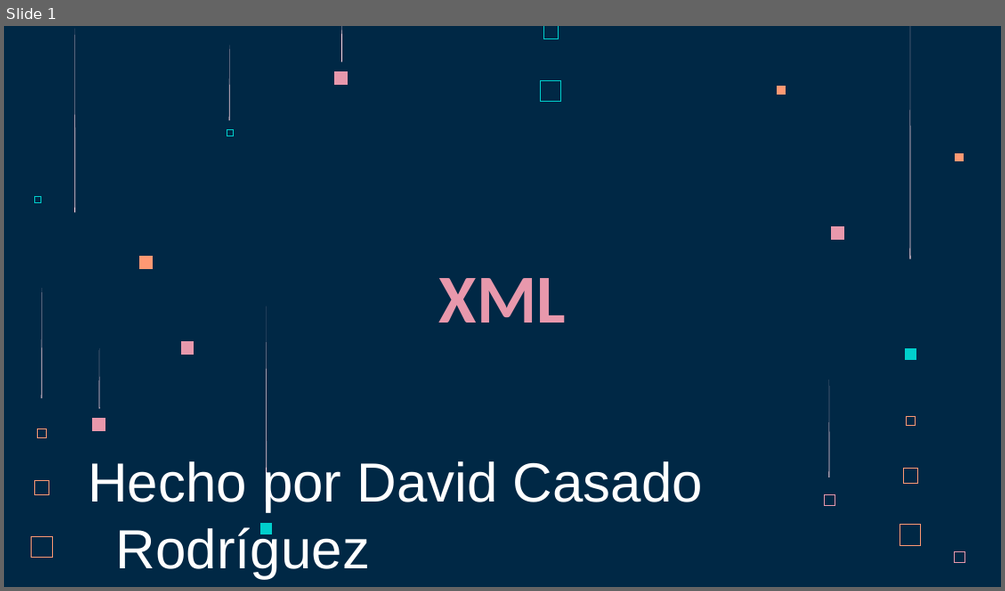
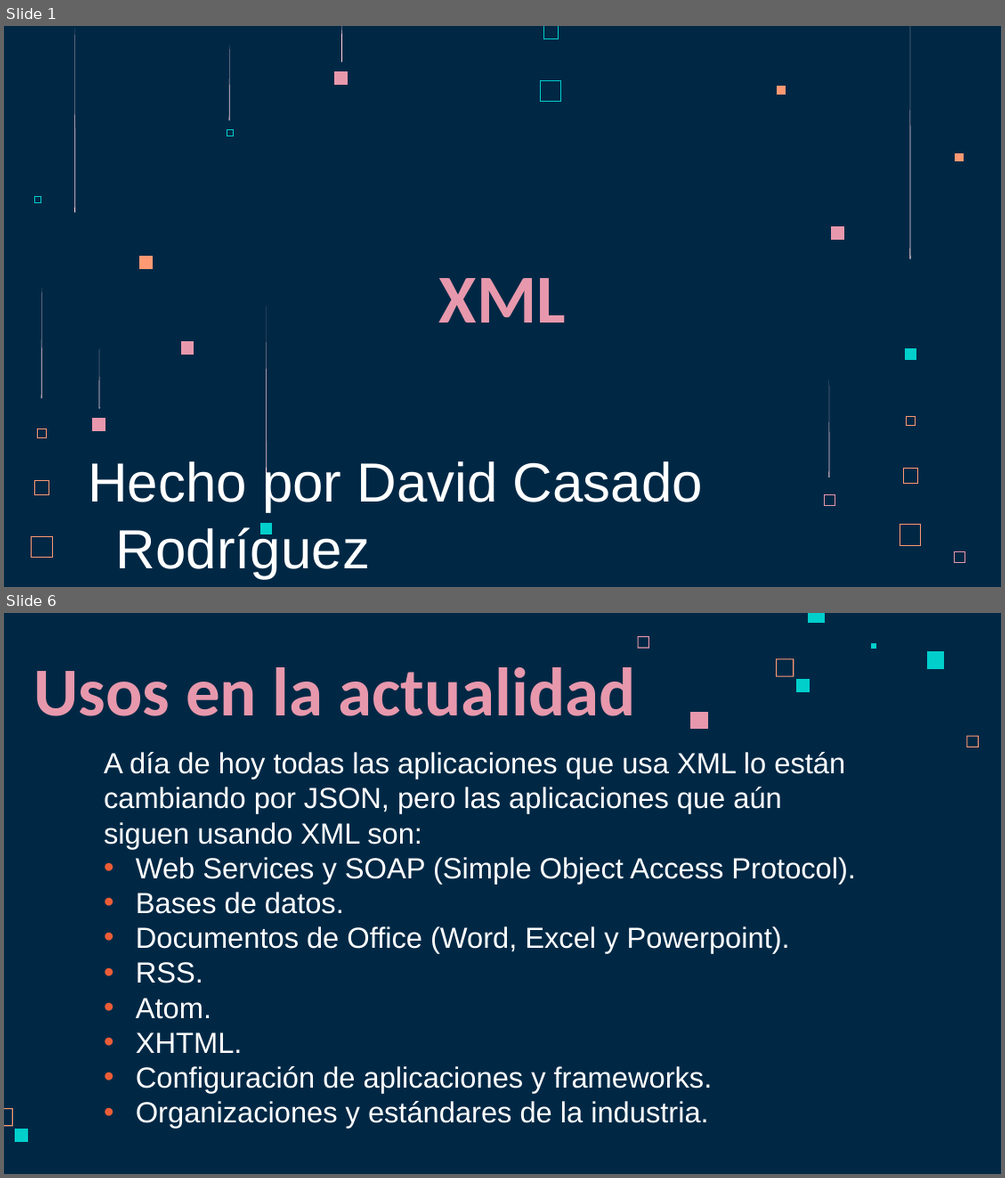
Before and after one commit to dvidCR/Lenguaje-de-Marcas, a slide deck: Tercer_Trimestre/Ejercicios/XML/XML.pptx. Shown one above the other, each under a label of ours: slide 1 before the commit, slides 1 and 6 after it; the slides between them are not shown. The pictures are 1005x591 and 1005x1178 pixels, drawn with LibreOffice and Linux fonts; fonts in the diff are those of the drawing. Boxes give left, top, right and bottom in pixels: in the first picture for what was removed or moved away, otherwise in the second. Text is boxed around its words. In the diff, an @@ line names an element or a change of style, - is before the commit and + after.

```diff
--- a/Tercer_Trimestre/Ejercicios/XML/XML.pptx
+++ b/Tercer_Trimestre/Ejercicios/XML/XML.pptx
@@ slide 6 added at (4, 613, 1001, 1174), background #002845 @@
@@ freeform shape added at (638, 636, 649, 648), fill #E898AC @@
@@ freeform shape added at (808, 613, 825, 623), fill #00CFCC @@
@@ freeform shape added at (776, 658, 793, 676), fill #FF9973 @@
@@ freeform shape added at (872, 643, 877, 648), fill #00CFCC @@
@@ freeform shape added at (927, 652, 944, 669), fill #00CFCC @@
@@ title added at (34, 667, 636, 716), 66 pt, text #E898AC, bold @@
+Usos en la actualidad
@@ freeform shape added at (796, 680, 809, 693), fill #00CFCC @@
@@ freeform shape added at (690, 712, 708, 729), fill #E898AC @@
@@ freeform shape added at (967, 736, 979, 747), fill #FF9973 @@
@@ text added at (104, 752, 856, 1127), 28 pt, text #FFFFFF @@
+A día de hoy todas las aplicaciones que usa XML lo están cambiando por JSON, pero las aplicaciones que aún siguen usando XML son:
+• Web Services y SOAP (Simple Object Access Protocol).
+• Bases de datos.
+• Documentos de Office (Word, Excel y Powerpoint).
+• RSS.
+• Atom.
+• XHTML.
+• Configuración de aplicaciones y frameworks.
+• Organizaciones y estándares de la industria.
@@ freeform shape added at (4, 1108, 13, 1126), fill #FF9973 @@
@@ freeform shape added at (16, 1128, 29, 1142), fill #00CFCC @@
```
Also in this commit, not shown: 2 slides changed, 6 other slides added.
